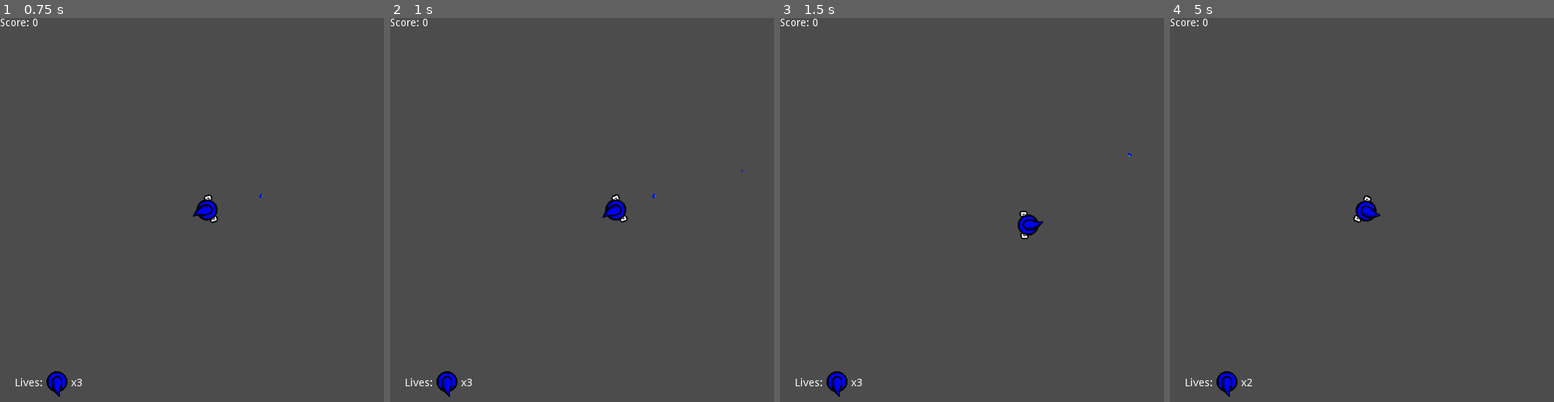
Above: before the commit, frames 1-4 (left to right).
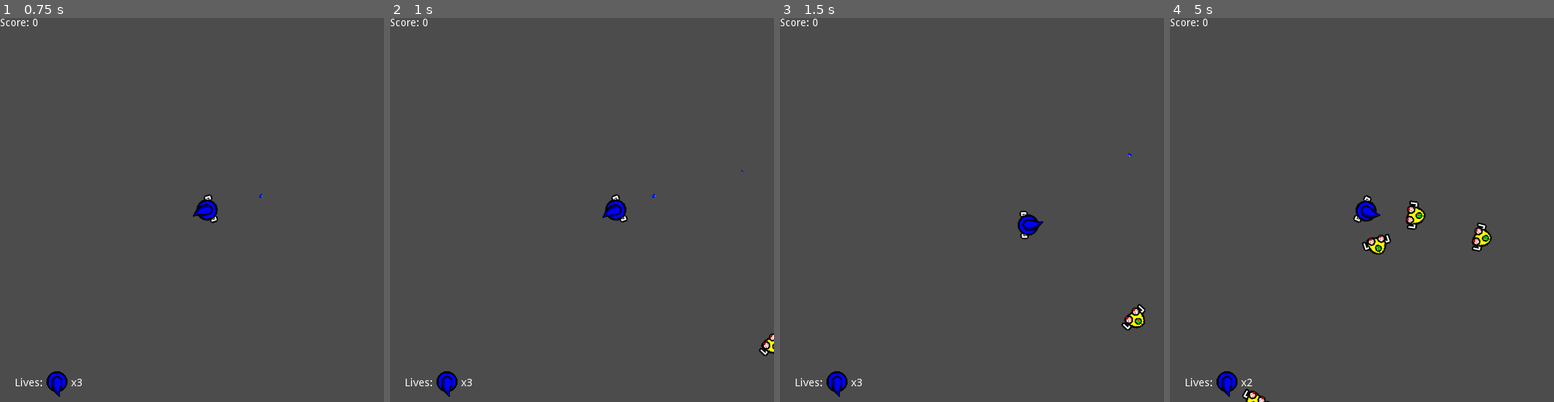
Above: after the commit, the same moments.

Repository: taylorhansen/Blue-vs-The-Sandwich-Invasion
Game: Godot game, scene res://world/World.tscn
Two runs of this game, one before a commit and one after it. Both use one fixed random seed, a clock stepped at 60 frames per second and the inputs below.
Inputs (mouse positions are in pixels of both pictures, inside the frame that each line leads up to):
- Up to frame 1 (0.75 s): tap Enter at 0.5 s; move the mouse to (276, 190) at 0.52 s; press the mouse at (276, 190) at 0.53 s; hold D (move_right) from 0.53 s (still down)
- Up to frame 2 (1 s): keep holding D (move_right)
- Up to frame 3 (1.5 s): move the mouse to (895, 229) at 1.27 s; release D (move_right) at 1.28 s; release the mouse at (895, 229) at 1.28 s; hold S (move_down) from 1.28 s (still down); click (895, 229) at 1.35 s
- Up to frame 4 (5 s): move the mouse to (1400, 125) at 2.02 s; release S (move_down) at 2.03 s; press the mouse at (1400, 125) at 2.03 s; hold D (move_right) 2.03-2.78 s; move the mouse to (1342, 286) at 2.77 s; release the mouse at (1342, 286) at 2.78 s; hold W (move_up) 2.78-3.53 s; click (1342, 286) at 2.85 s; move the mouse to (1477, 267) at 3.52 s; press the mouse at (1477, 267) at 3.53 s; hold A (move_left) from 3.53 s (still down); move the mouse to (1246, 152) at 4.27 s; release the mouse at (1246, 152) at 4.28 s; click (1246, 152) at 4.35 s

Frame 1 is identical in both runs. In frame 2, 0.1% of the frame differs, in the area x 96-100%, y 82-89%; in frame 3, 0.3%; in frame 4, 0.9%, in the area x 18-84%, y 47-100%.

Commit message:
Position enemy sprites

Diff:
--- a/enemies/enemy/Enemy.tscn
+++ b/enemies/enemy/Enemy.tscn
@@ -1,13 +1,17 @@
-[gd_scene load_steps=3 format=2]
+[gd_scene load_steps=7 format=2]
 
 [ext_resource path="res://enemies/enemy/enemy.gd" type="Script" id=1]
+[ext_resource path="res://enemies/enemy/enemybase.tga" type="Texture" id=2]
+[ext_resource path="res://enemies/enemy/enemyarm.tga" type="Texture" id=3]
+[ext_resource path="res://enemies/enemy/enemyeye.tga" type="Texture" id=4]
+[ext_resource path="res://enemies/enemy/enemyolive.tga" type="Texture" id=5]
 
 [sub_resource type="CircleShape2D" id=1]
 
 custom_solver_bias = 0.0
 radius = 10.0
 
-[node name="Enemy" type="Area2D" groups=[
+[node name="Enemy" type="Area2D" index="0" groups=[
 "enemies",
 ]]
 
@@ -26,4 +30,42 @@
 
 shape = SubResource( 1 )
 
+[node name="Base" type="Sprite" parent="." index="1"]
+
+texture = ExtResource( 2 )
+
+[node name="ArmLeft" type="Sprite" parent="." index="2"]
+
+position = Vector2( 4, -15 )
+rotation = 1.5708
+z_index = 1
+texture = ExtResource( 3 )
+_sections_unfolded = [ "Z Index" ]
+
+[node name="ArmRight" type="Sprite" parent="." index="3"]
+
+position = Vector2( 4, 15 )
+rotation = 1.5708
+scale = Vector2( -1, 1 )
+z_index = 1
+texture = ExtResource( 3 )
+
+[node name="EyeLeft" type="Sprite" parent="." index="4"]
+
+position = Vector2( 7, -7 )
+z_index = 2
+texture = ExtResource( 4 )
+
+[node name="EyeRight" type="Sprite" parent="." index="5"]
+
+position = Vector2( 7, 7 )
+z_index = 2
+texture = ExtResource( 4 )
+
+[node name="Olive" type="Sprite" parent="." index="6"]
+
+position = Vector2( -6, 0 )
+z_index = 2
+texture = ExtResource( 5 )
+
 [connection signal="fired" from="." to="." method="_on_fired"]
--- a/fireball/Fireball.tscn
+++ b/fireball/Fireball.tscn
@@ -8,7 +8,7 @@
 custom_solver_bias = 0.0
 radius = 8.0
 
-[node name="Fireball" type="Area2D"]
+[node name="Fireball" type="Area2D" index="0"]
 
 input_pickable = true
 gravity_vec = Vector2( 0, 1 )
--- a/player/Player.tscn
+++ b/player/Player.tscn
@@ -11,7 +11,7 @@
 custom_solver_bias = 0.0
 radius = 16.0
 
-[node name="Player" type="Area2D" groups=[
+[node name="Player" type="Area2D" index="0" groups=[
 "player",
 ]]
 
--- a/world/World.tscn
+++ b/world/World.tscn
@@ -6,7 +6,7 @@
 [ext_resource path="res://player/hattop.tga" type="Texture" id=4]
 [ext_resource path="res://world/camera.gd" type="Script" id=5]
 
-[node name="World" type="Node" index="0"]
+[node name="World" type="Node"]
 
 script = ExtResource( 1 )
 
